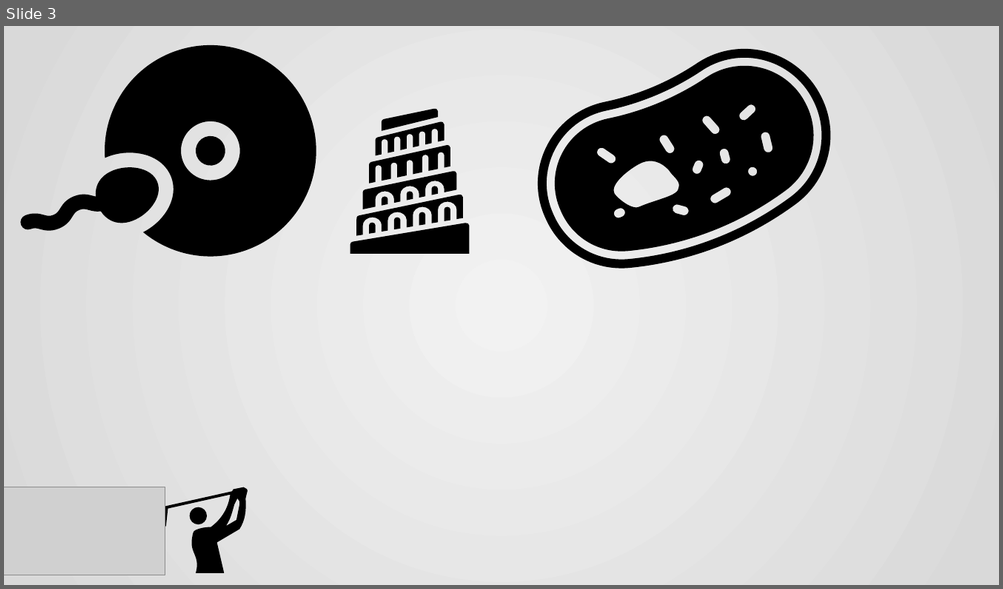
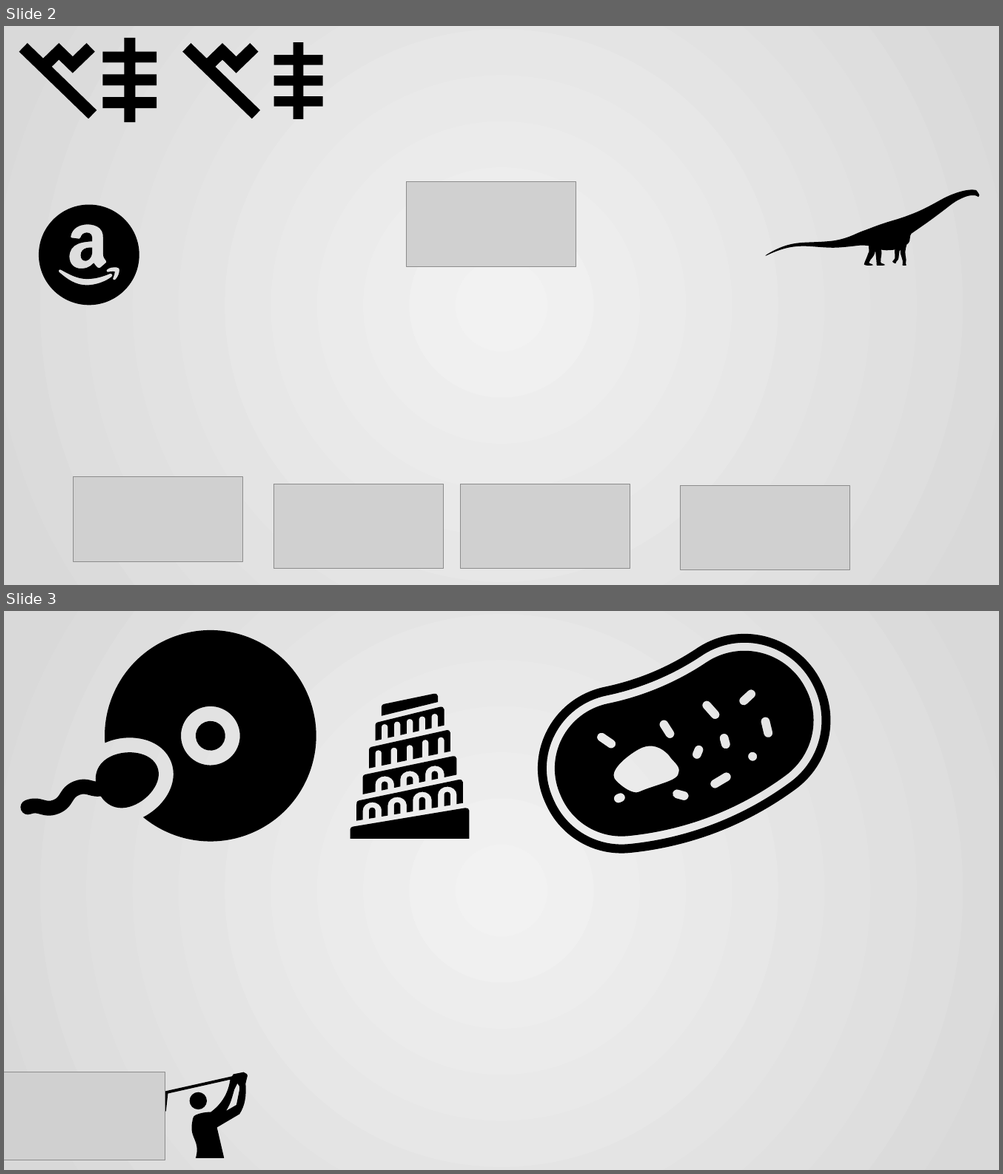
Before and after one commit to histopen/assets, a slide deck: Icons_TimeMarks/BACKUP tm_icons/skulls.pptx. Shown one above the other, each under a label of ours: slide 3 before the commit, slides 2 and 3 after it. The pictures are 1003x589 and 1003x1174 pixels, drawn with LibreOffice and Linux fonts; fonts in the diff are those of the drawing; grey boxes stand for pictures. Boxes give left, top, right and bottom in pixels: in the first picture for what was removed or moved away, otherwise in the second. Text is boxed around its words. In the diff, an @@ line names an element or a change of style, - is before the commit and + after.

```diff
--- a/Icons_TimeMarks/BACKUP tm_icons/skulls.pptx
+++ b/Icons_TimeMarks/BACKUP tm_icons/skulls.pptx
@@ slide 2 added at <box>4,26,999,585</box>, background gradient #F2F2F2 to #D9D9D9 @@
@@ freeform shape added at <box>19,26,125,121</box>, fill #000000 @@
@@ freeform shape added at <box>103,38,156,122</box>, fill #000000 @@
@@ freeform shape added at <box>182,26,289,121</box>, fill #000000 @@
@@ freeform shape added at <box>274,42,323,119</box>, fill #000000 @@
@@ picture added at <box>406,182,575,267</box> @@
@@ group added at <box>765,190,979,266</box>: 6 freeform shapes @@
@@ freeform shape added at <box>39,205,140,306</box>, fill #000000 @@
@@ picture added at <box>74,477,243,562</box> @@
@@ picture added at <box>274,484,444,569</box> @@
@@ picture added at <box>460,484,629,569</box> @@
@@ picture added at <box>680,486,849,571</box> @@
```
Also in this commit, not shown: 1 slide removed, 3 other files.
